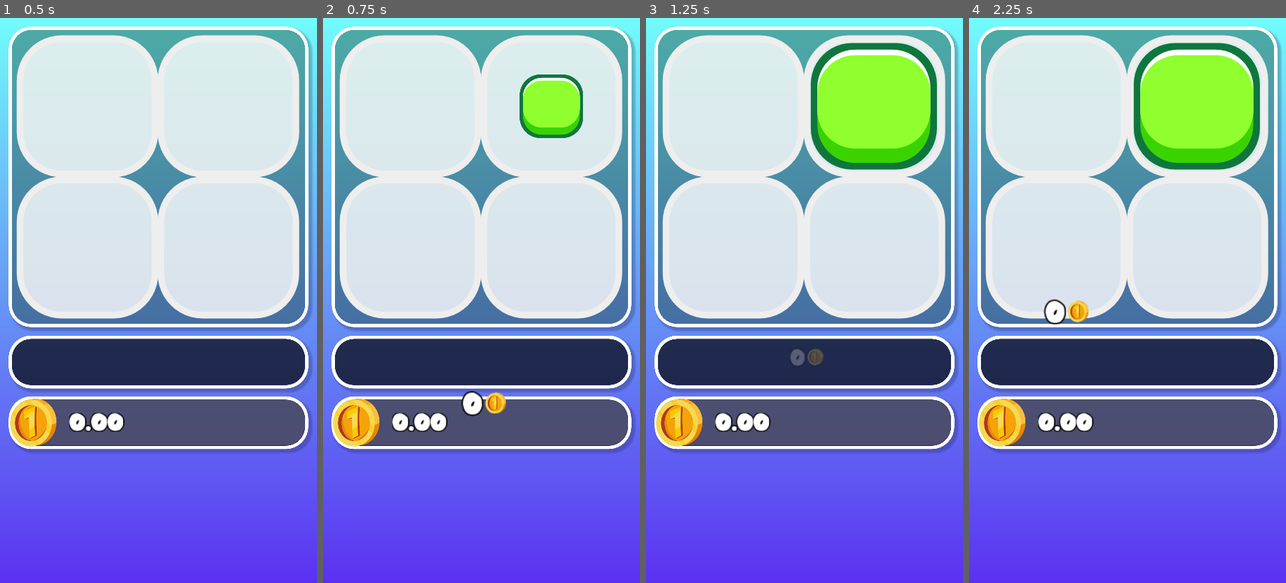
Above: before the commit, frames 1-4 (left to right).
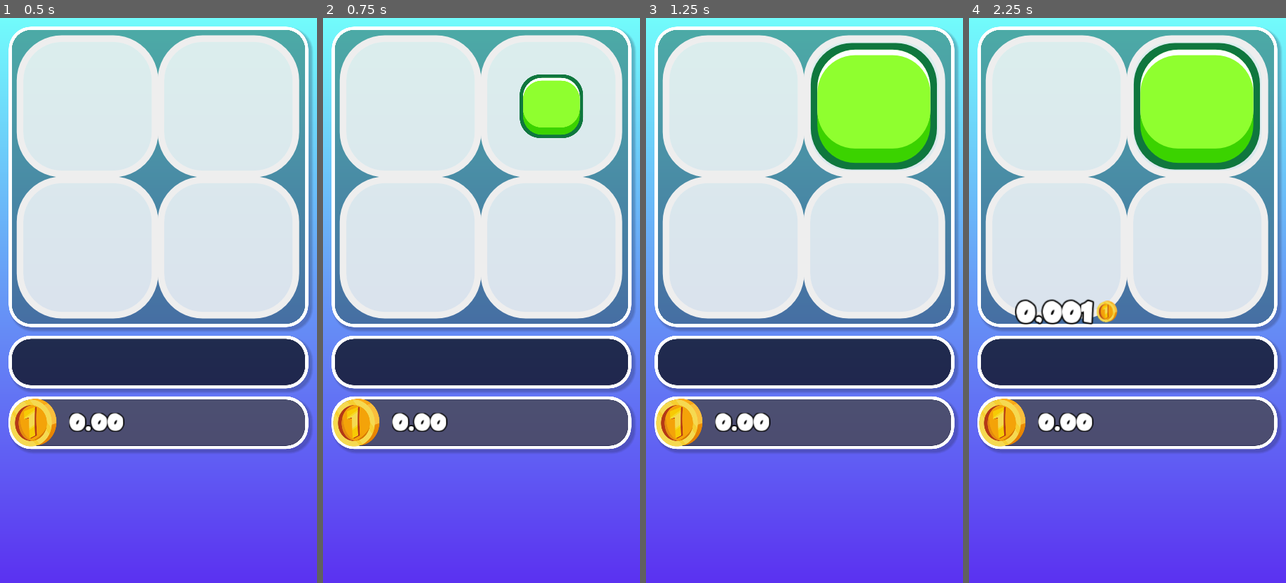
Above: after the commit, the same moments.

Repository: TimothyAlexisVass/a-game
Game: Godot game, scene res://scenes/main.tscn
Same seed, same stepped clock (60 frames per second), same inputs: the game is played once before the commit and once after it.
Inputs (mouse positions are in pixels of both pictures, inside the frame that each line leads up to):
- Up to frame 1 (0.5 s): no input
- Up to frame 2 (0.75 s): click (481, 424) at 0.5 s
- Up to frame 3 (1.25 s): no input
- Up to frame 4 (2.25 s): move the mouse to (1197, 272) at 1.27 s; press the mouse at (1197, 272) at 1.28 s; hold Right (ui_right) 1.28-2 s; release the mouse at (1197, 272) at 2 s; tap Enter at 2 s; drag from (1064, 328) to (1111, 413) at 2.02 s

Frame 1 is identical in both runs. In frame 2, 0.4% of the frame differs, in the area x 43-58%, y 66-71%; in frame 3, 0.2%; in frame 4, 1.0%, in the area x 14-47%, y 49-55%.
Error after the commit: Invalid call. Nonexistent 'float' constructor. (res://scripts/main.gd:234)

Commit message:
Set progress events to check for total_coins, added energy on full board, changed auto_add_energy logic.

Diff:
--- a/scripts/global.gd
+++ b/scripts/global.gd
@@ -14,7 +14,7 @@
 	"tile_levels": null,
 	"income_timer": 12,
 	"energy_timer": 10,
-	"energy": 500,
+	"energy": 200,
 	"total_moves": 0,
 	"coins": 0.0,
 	"total_coins": 0.0,
--- a/scripts/main.gd
+++ b/scripts/main.gd
@@ -9,6 +9,7 @@
 var tile_position
 var tile_offset
 
+var income_per_second
 var move_enabled = false
 var add_energy_amount = 1
 var auto_add_energy = false
@@ -161,7 +162,6 @@
 	get_node("/root/main/Info/CoinsInfo/Margin/CoinsContainer/TotalLabel").text = str(display_total)
 
 func set_income():
-	var income_per_second
 	Global.data.total_income = (Global.data.base_income + Global.data.board_income) * Global.data.income_multiplier
 	income_per_second = Global.data.total_income / Global.data.income_timer
 
@@ -172,6 +172,10 @@
 	else:
 		income_per_second = str(int(income_per_second))
 	get_node("/root/main/Info/CoinsInfo/Margin/CoinsContainer/IncomeLabel").text = "(+" + income_per_second + "/"
+
+func change_energy(value):
+	Global.data.energy += value
+	set_energy()
 
 func set_energy():
 	var indicator_color
@@ -199,13 +203,8 @@
 		return Global.data.coins * 0.1
 
 func make_move():
-	if Main.auto_add_energy and Global.data.energy == 0:
-		change_coins(-Main.add_energy_cost(), get_node("/root/main/Info/CoinsInfo/Margin/CoinsContainer/TotalLabel").get_global_position() + Vector2(60,0))
-		set_coins()
-	else:
-		Global.data.energy -= 1
-		Global.data.total_moves += 1
-		set_energy()
+	change_energy(-1)
+	Global.data.total_moves += 1
 
 func _on_user_interface_button_pressed(button):
 	if button.name == "AchievementsButton":
@@ -232,7 +231,7 @@
 		Main.move_enabled = true
 		button.get_parent().visible = false
 	elif button.name == "AddCoinsButton":
-		change_coins(Global.data.coins/10000, get_global_mouse_position())
+		change_coins(float(income_per_second)/100 + 0.001, get_global_mouse_position())
 	elif button.name == "EnergyAmountButton":
 		Main.auto_add_energy = !Main.auto_add_energy
 		if Main.auto_add_energy == true:
@@ -241,11 +240,9 @@
 			get_node("/root/main/Info/EnergyInfo/AddEnergyButton/EnergyAmountButton").text = "X" + str(Main.add_energy_amount)
 	elif button.name == "AddEnergyButton":
 		if Global.data.coins > Main.add_energy_cost() * Main.add_energy_amount:
-			Global.data.energy += 1 * Main.add_energy_amount
+			change_energy(1 * Main.add_energy_amount)
 			Main.change_coins(-Main.add_energy_cost() * Main.add_energy_amount, \
 			get_node("/root/main/Info/CoinsInfo/Margin/CoinsContainer/TotalLabel").get_global_position() + Vector2(60,0))
-		set_energy()
-		set_coins()
 	elif button.name == "RecycleButton":
 		tile_board.recycle()
 
@@ -254,12 +251,14 @@
 		if Global.data.total_income > 0:
 			change_coins(Global.data.total_income, get_node("/root/main/Info/CoinsInfo/Margin/CoinsContainer/IncomeLabel").get_global_position() + Vector2(85,0))
 	elif timer.name == "EnergyTimer":
-		Global.data.energy += 1
-		set_energy()
+		change_energy(1)
 	elif timer.name == "MainTimer":
 		Progress._on_MainTimer_timeout()
 		Main.achievements_panel._on_MainTimer_timeout()
 		Main.upgrades_panel._on_MainTimer_timeout()
+		if Main.auto_add_energy and Global.data.coins >= 0.1:
+			change_coins(-Main.add_energy_cost(), get_node("/root/main/Info/CoinsInfo/Margin/CoinsContainer/TotalLabel").get_global_position() + Vector2(60,0))
+			change_energy(1)
 	elif timer.name == "SaveTimer":
 		save_game()
 
@@ -349,6 +348,7 @@
 		get_node("/root/main/Info/CoinsInfo/Margin/CoinsContainer/Parenthesis").visible = false
 
 #	change_coins(9999, Vector2(0,0))
+#	change_energy(9999)
 	set_energy()
 	set_coins()
 
--- a/scripts/progress.gd
+++ b/scripts/progress.gd
@@ -22,10 +22,10 @@
 func completed(event):
 	match(event):
 		"Achievements enabled":
-			if Global.data.coins >= 0.3:
+			if Global.data.total_coins >= 0.3:
 				return true
 		"Income and upgrades enabled":
-			if Global.data.coins >= 1:
+			if Global.data.total_coins >= 1:
 				return true
 
 func _enable(event):
--- a/scripts/tile_board.gd
+++ b/scripts/tile_board.gd
@@ -70,7 +70,7 @@
 	movement = true
 
 func update_board(direction):
-	if Global.data.energy > 0 or Main.auto_add_energy and Global.data.coins >= Main.add_move_cost():
+	if Global.data.energy > 0:
 		if open_position_exists() or combination_possible():
 			if direction == directions.UP:
 				combine_up()
@@ -341,6 +341,7 @@
 					Main.change_coins(tile.value / 100.0, tile.position)
 				elif full_board:
 					Main.change_coins(tile.value * Global.data.full_board_multiplier, tile.position)
+					Main.change_energy(int(tile.tile_order))
 				else:
 					Main.change_coins(tile.value, tile.position)
 				tile.z_index = 999
